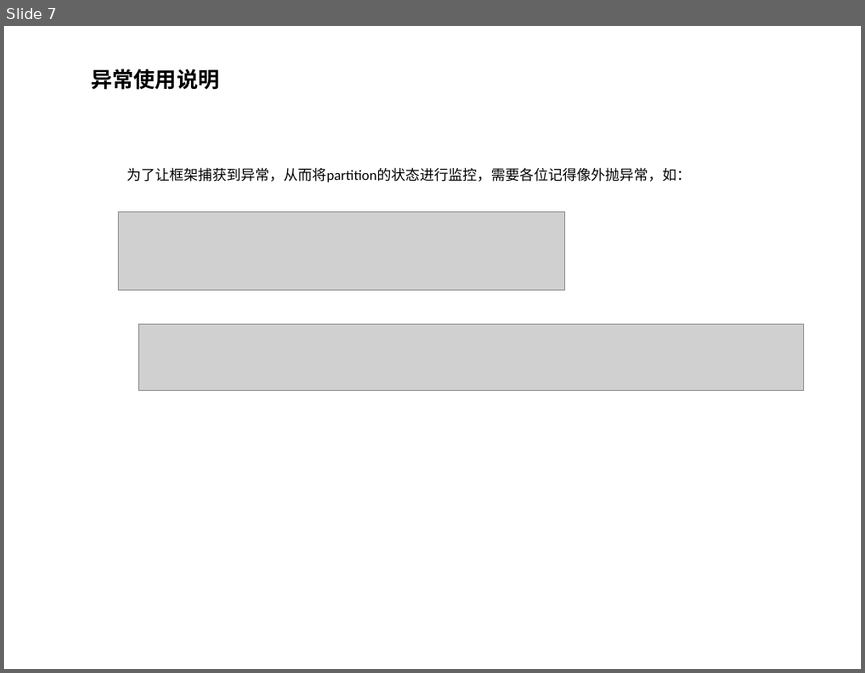
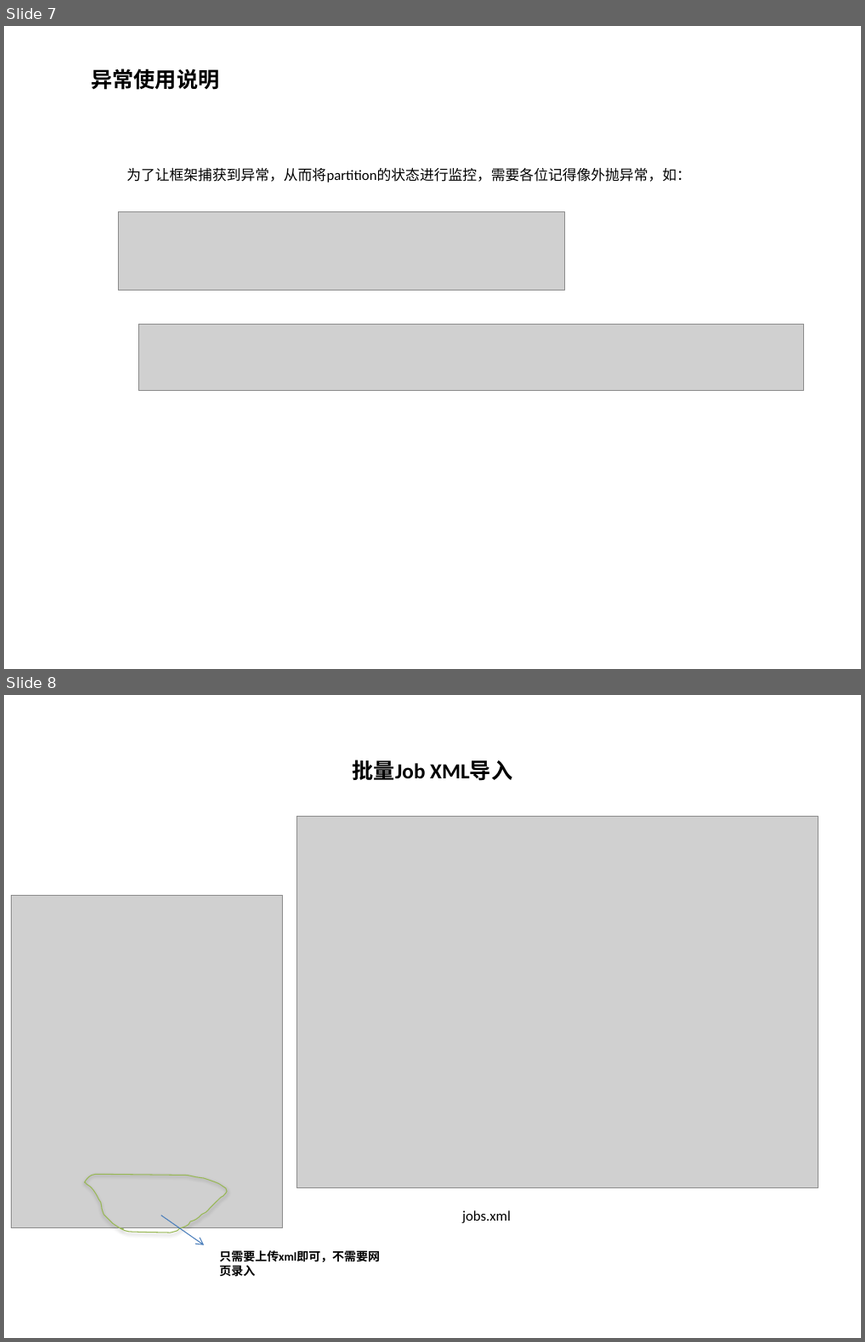
Before and after one commit to richardy2012/cloud, a slide deck: doc/ppt/datagrid业务逻辑使用步骤说明.pptx. Shown one above the other, each under a label of ours: slide 7 before the commit, slides 7 and 8 after it. The pictures are 865x673 and 865x1342 pixels, drawn with LibreOffice and Linux fonts; fonts in the diff are those of the drawing; grey boxes stand for pictures. Boxes give left, top, right and bottom in pixels: in the first picture for what was removed or moved away, otherwise in the second. Text is boxed around its words. In the diff, an @@ line names an element or a change of style, - is before the commit and + after.

```diff
--- a/doc/ppt/datagrid业务逻辑使用步骤说明.pptx
+++ b/doc/ppt/datagrid业务逻辑使用步骤说明.pptx
@@ slide 8 added at (x1=4, y1=695, x2=861, y2=1338), background #FFFFFF @@
@@ title added at (x1=352, y1=760, x2=512, y2=781), 18 pt, text #000000, bold @@
+批量Job XML导入
@@ picture added at (x1=297, y1=817, x2=818, y2=1188) @@
@@ picture added at (x1=11, y1=895, x2=283, y2=1228) @@
@@ freeform shape added at (x1=85, y1=1174, x2=227, y2=1232), outline #98B955 0.75 pt @@
@@ arrow added from (160, 1215) to (204, 1245), #4B7EBC 0.75 pt @@
@@ text added at (x1=462, y1=1210, x2=511, y2=1223), 12 pt, text #000000 @@
+jobs.xml
@@ text added at (x1=219, y1=1250, x2=380, y2=1276), 10 pt, text #000000, bold @@
+只需要上传xml即可，不需要网页录入
```
Also in this commit, not shown: 4 other slides added, 7 other files.
